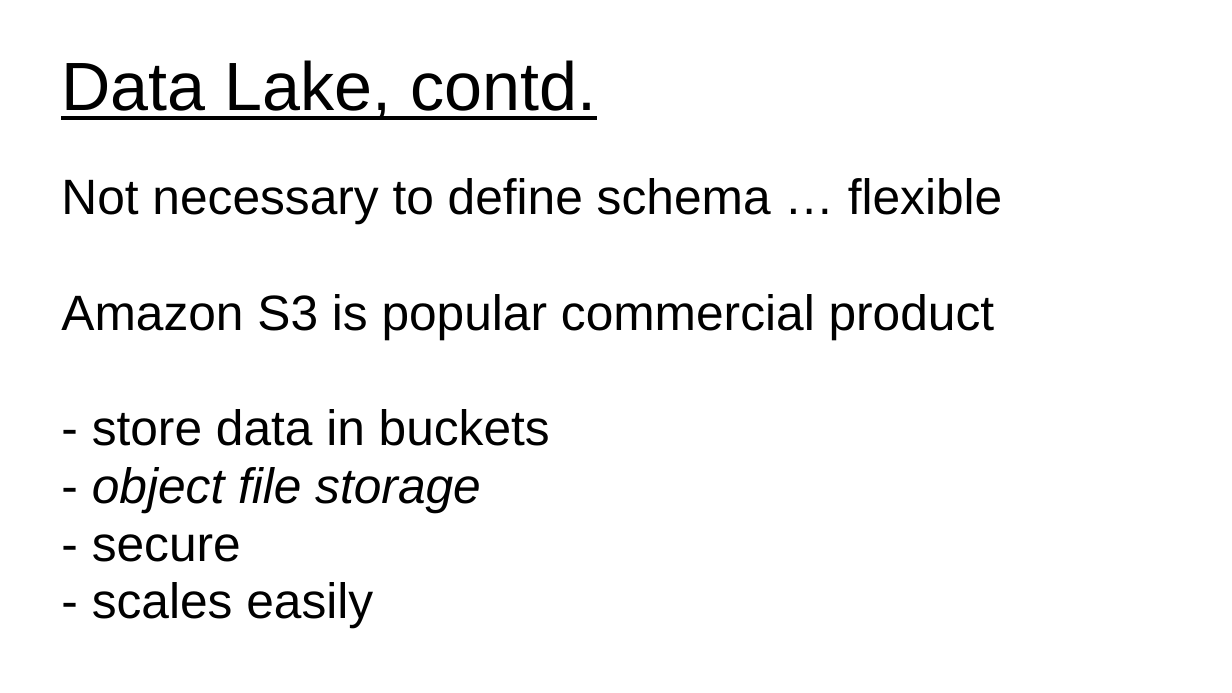
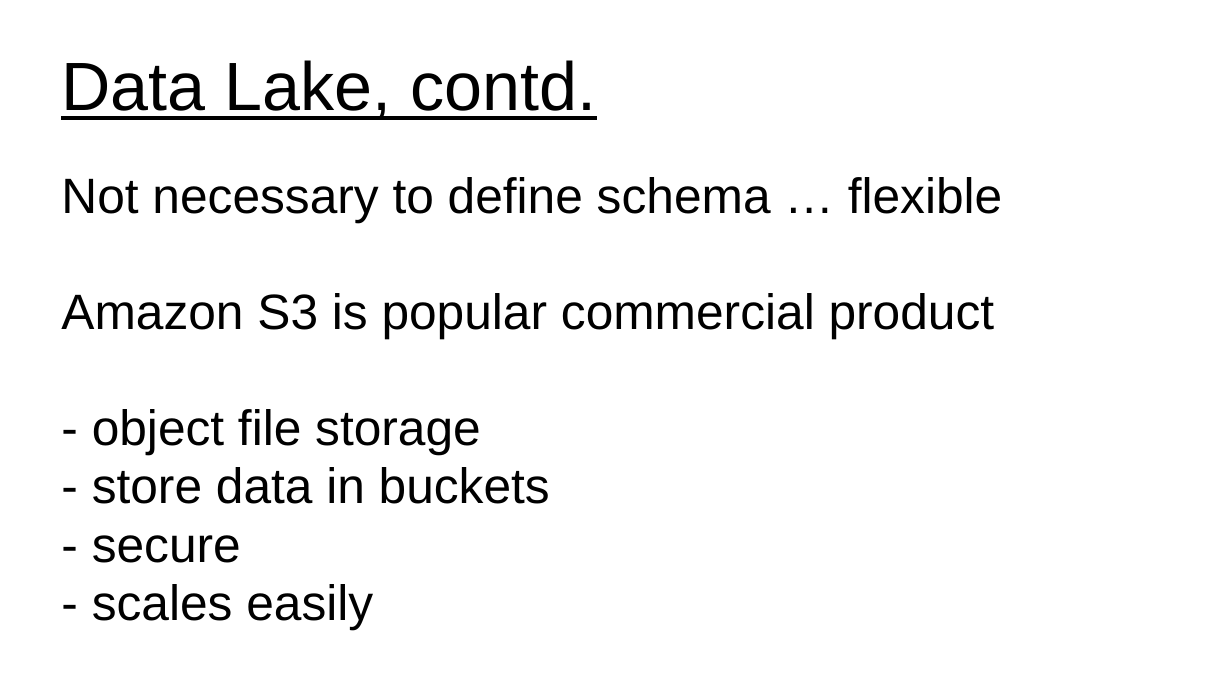
Before and after one commit to UVADS/ds5110, a slide deck: slide 3 of 04_data_storage_and_scaling/content/distributed_storage/data_lake_vs_data_warehouse.ppt. Drawn at 1232x693 pixels with LibreOffice and Linux fonts; fonts in the diff are those of the drawing. Boxes give left, top, right and bottom in pixels: in the first picture for what was removed or moved away, otherwise in the second. Text is boxed around its words. In the diff, an @@ line names an element or a change of style, - is before the commit and + after.

Commit message:
updated to date lake, warehouse

```diff
--- a/04_data_storage_and_scaling/content/distributed_storage/data_lake_vs_data_warehouse.ppt
+++ b/04_data_storage_and_scaling/content/distributed_storage/data_lake_vs_data_warehouse.ppt
@@ subtitle at (92,409,481,455): paragraph added @@
+- object file storage
@@ subtitle at (92,467,481,512): paragraph removed @@
-- object file storage
```
Also in this commit, not shown: 2 other slides changed, 1 other file.
